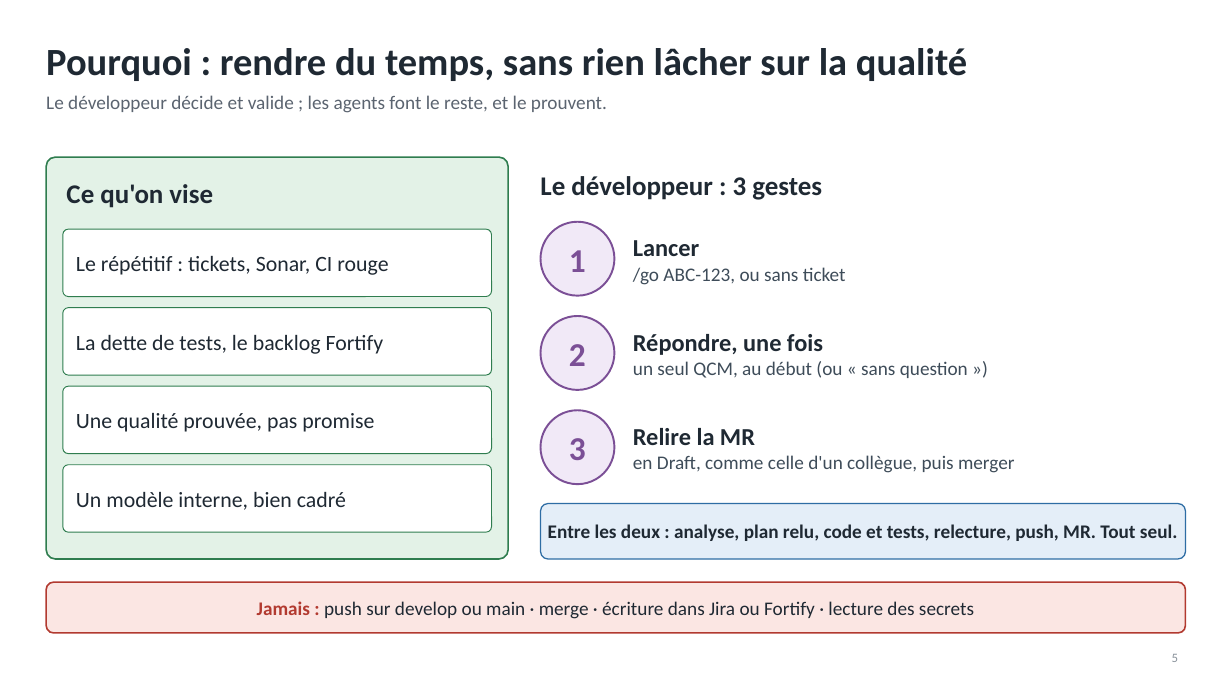
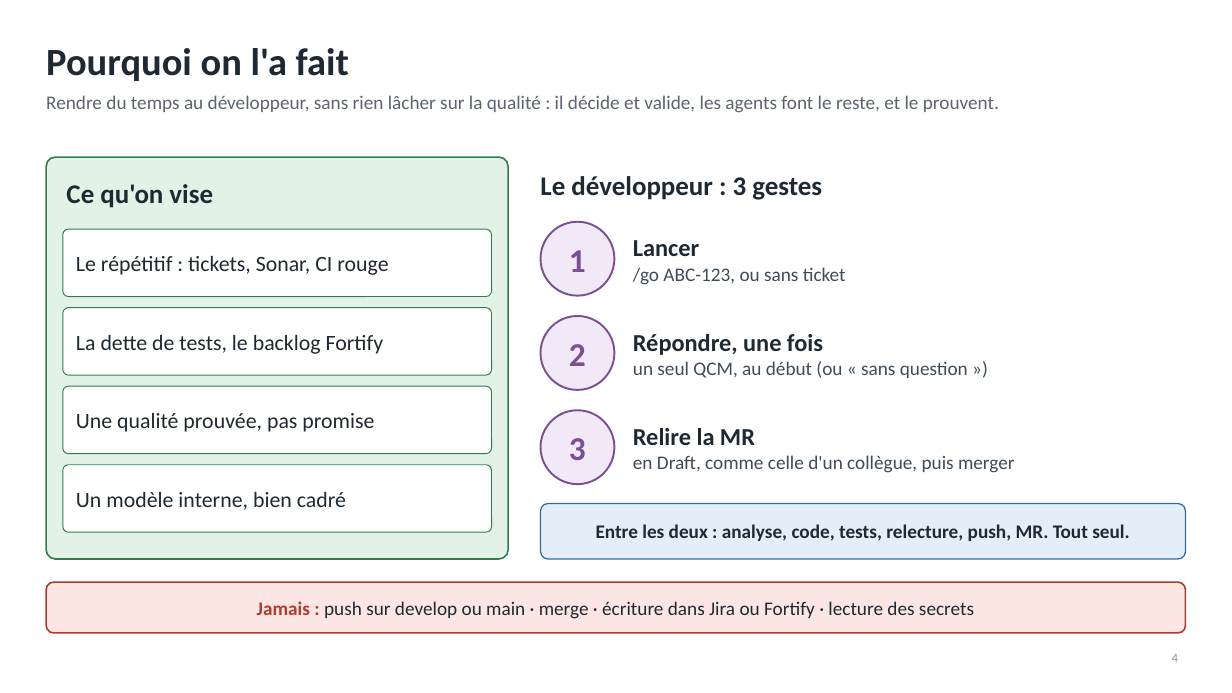
Before and after one commit to RabieDerouiche/OpenRDCode, a slide deck: slide 4 of opencode-v2/docs/presentation-tech-leads.pptx (slide 5 before the commit). Drawn at 1232x693 pixels with LibreOffice and Linux fonts; fonts in the diff are those of the drawing. Boxes give left, top, right and bottom in pixels: in the first picture for what was removed or moved away, otherwise in the second. Text is boxed around its words. In the diff, an @@ line names an element or a change of style, - is before the commit and + after.

```diff
--- a/opencode-v2/docs/presentation-tech-leads.pptx
+++ b/opencode-v2/docs/presentation-tech-leads.pptx
@@ title at (46,48,349,81): text changed @@
-Pourquoi : rendre du temps, sans rien lâcher sur la qualité
+Pourquoi on l'a fait
@@ text at (46,95,999,113): text changed @@
-Le développeur décide et valide ; les agents font le reste, et le prouvent.
+Rendre du temps au développeur, sans rien lâcher sur la qualité : il décide et valide, les agents font le reste, et le prouvent.
@@ text in rounded rectangle at (596,524,1130,541): text changed @@
-Entre les deux : analyse, plan relu, code et tests, relecture, push, MR. Tout seul.
+Entre les deux : analyse, code, tests, relecture, push, MR. Tout seul.
@@ page number at (1172,654,1178,662): text changed @@
-5
+4
```
Also in this commit, not shown: 8 other slides changed, 4 slides added, 4 slides removed, 3 other files.
